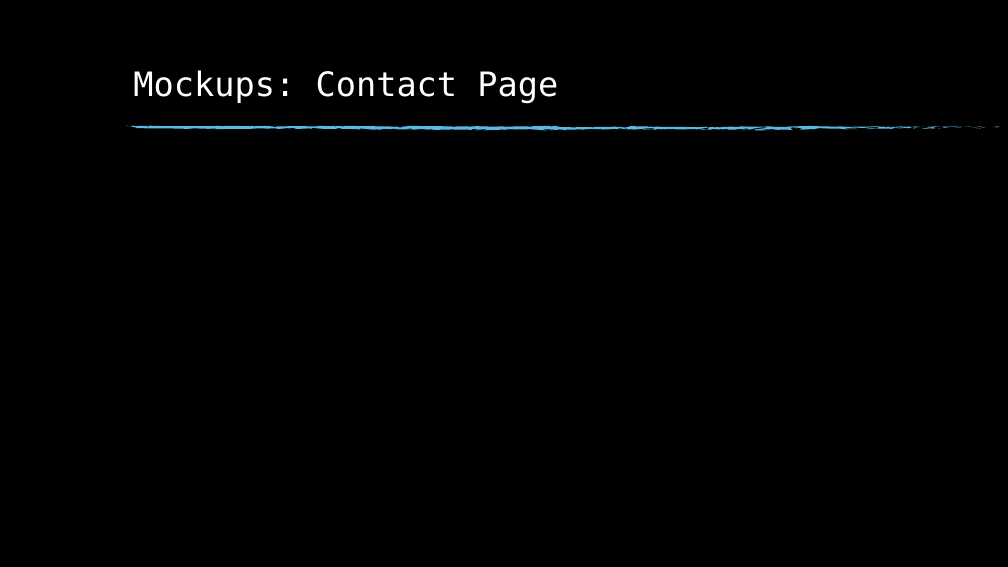
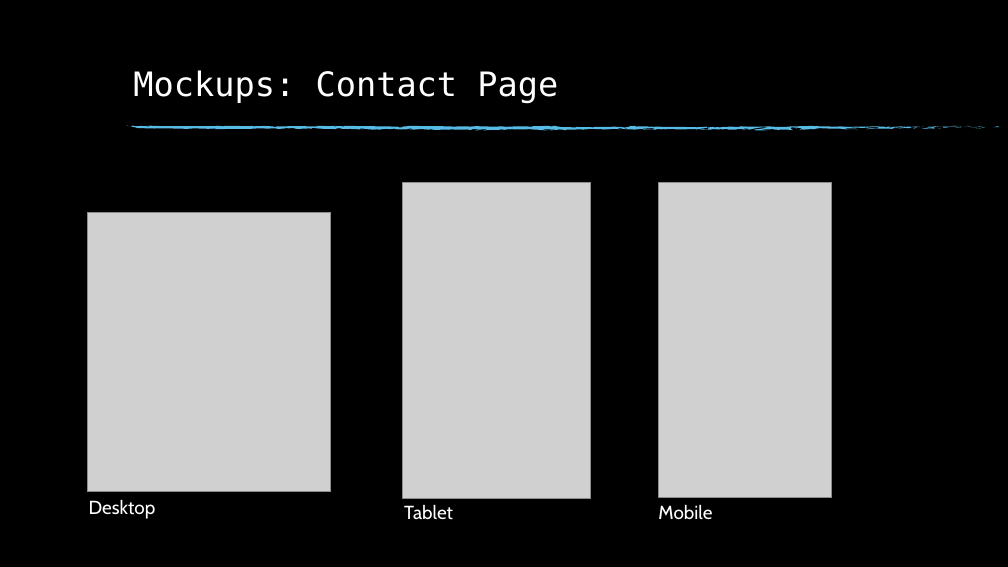
Before and after one commit to pidg0015/pidg0015.github.io, a slide deck: slide 5 of final/pidgeon_drew_final.pptx. Drawn at 1008x567 pixels with LibreOffice and Linux fonts; fonts in the diff are those of the drawing; grey boxes stand for pictures; background and template pictures are left out. Boxes give left, top, right and bottom in pixels: in the first picture for what was removed or moved away, otherwise in the second. Text is boxed around its words. In the diff, an @@ line names an element or a change of style, - is before the commit and + after.

```diff
--- a/final/pidgeon_drew_final.pptx
+++ b/final/pidgeon_drew_final.pptx
@@ picture added at [403, 182, 591, 498] @@
@@ picture added at [659, 182, 831, 498] @@
@@ picture added at [87, 212, 330, 492] @@
@@ text added at [89, 499, 156, 519], 18 pt, text #FFFFFF @@
+Desktop
@@ text added at [404, 504, 453, 520], 18 pt, text #FFFFFF @@
+Tablet
@@ text added at [658, 504, 712, 519], 18 pt, text #FFFFFF @@
+Mobile
```
Also in this commit, not shown: 1 slide added, 1 slide removed, 1 other file.
